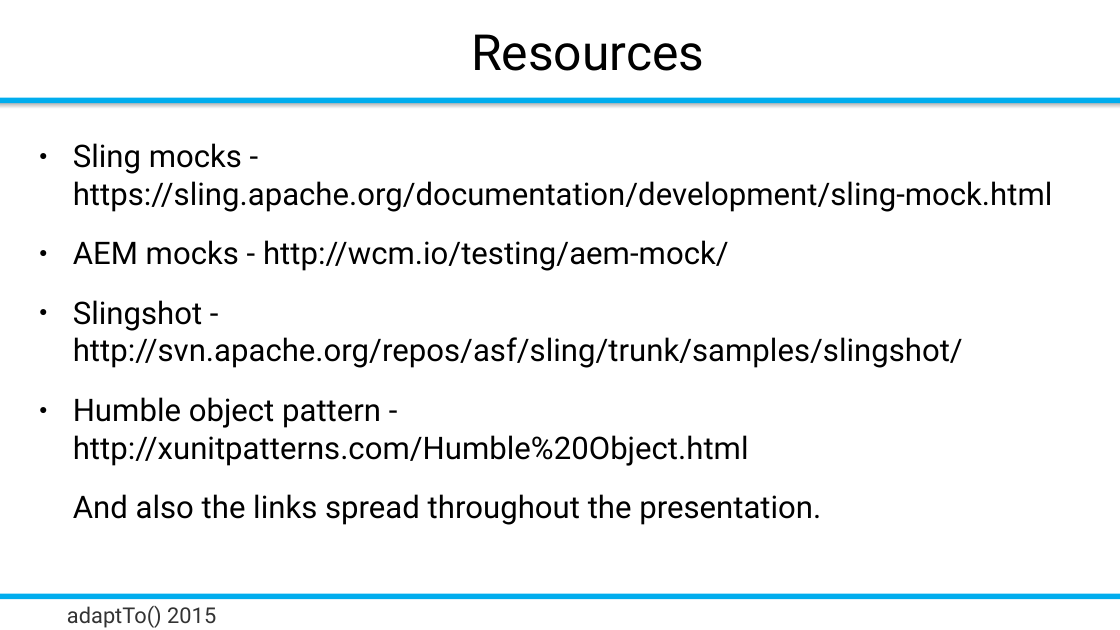
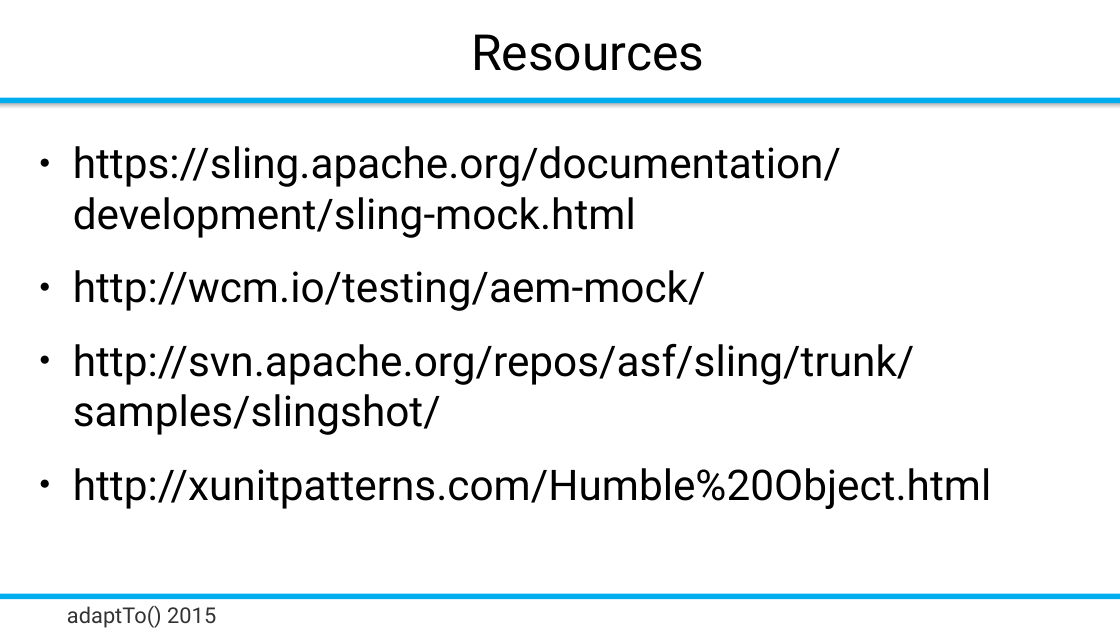
Before and after one commit to rombert/talks, a slide deck: slide 43 of adaptTo2015/How_Do_I_Test_My_Sling_Application-Robert_Munteanu.odp (slide 42 before the commit). Drawn at 1120x630 pixels with LibreOffice and Linux fonts; fonts in the diff are those of the drawing; background and template pictures are left out. Boxes give left, top, right and bottom in pixels: in the first picture for what was removed or moved away, otherwise in the second. Text is boxed around its words. In the diff, an @@ line names an element or a change of style, - is before the commit and + after.

```diff
--- a/adaptTo2015/How_Do_I_Test_My_Sling_Application-Robert_Munteanu.odp
+++ b/adaptTo2015/How_Do_I_Test_My_Sling_Application-Robert_Munteanu.odp
@@ text at (73,146,992,509): text changed; size 20 to 27.2 pt @@
-● Sling mocks - https://sling.apache.org/documentation/development/sling-mock.html
-● AEM mocks - http://wcm.io/testing/aem-mock/
-● Slingshot - http://svn.apache.org/repos/asf/sling/trunk/samples/slingshot/
-● Humble object pattern - http://xunitpatterns.com/Humble%20Object.html
-And also the links spread throughout the presentation.
+● https://sling.apache.org/documentation/development/sling-mock.html
+● http://wcm.io/testing/aem-mock/
+● http://svn.apache.org/repos/asf/sling/trunk/samples/slingshot/
+● http://xunitpatterns.com/Humble%20Object.html
```
Also in this commit, not shown: 3 other slides changed, 1 slide added.
